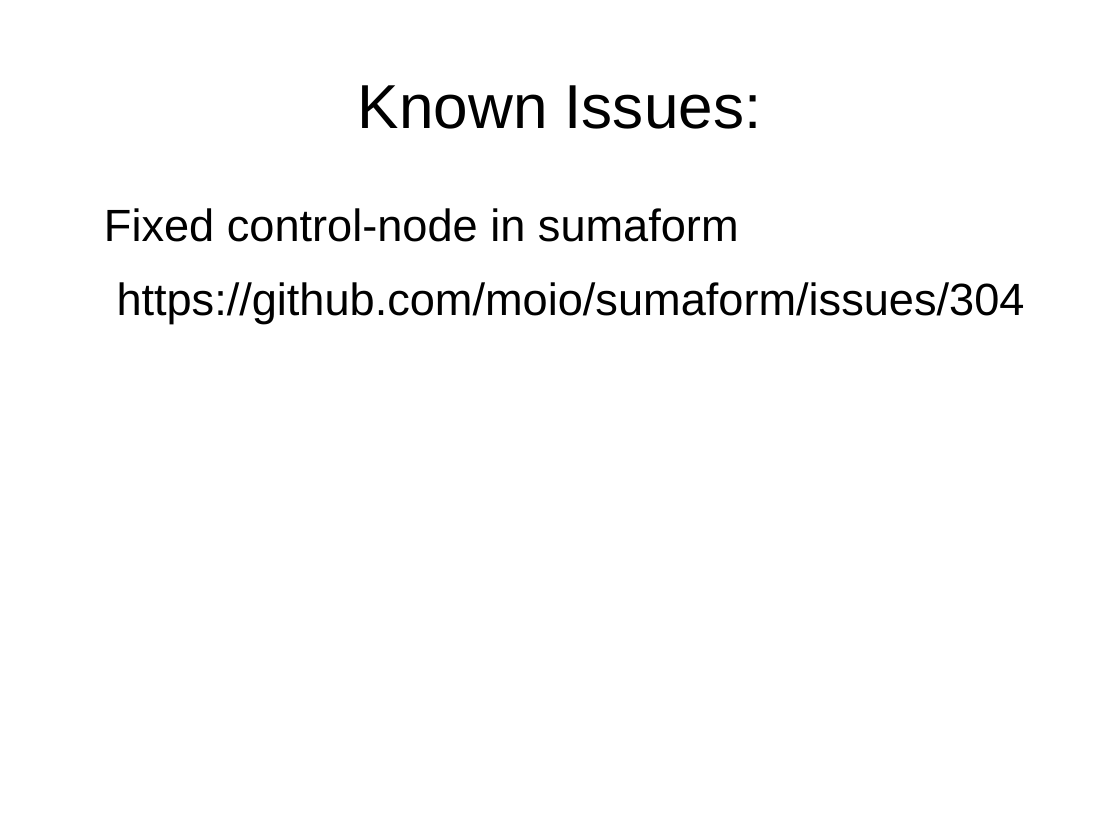
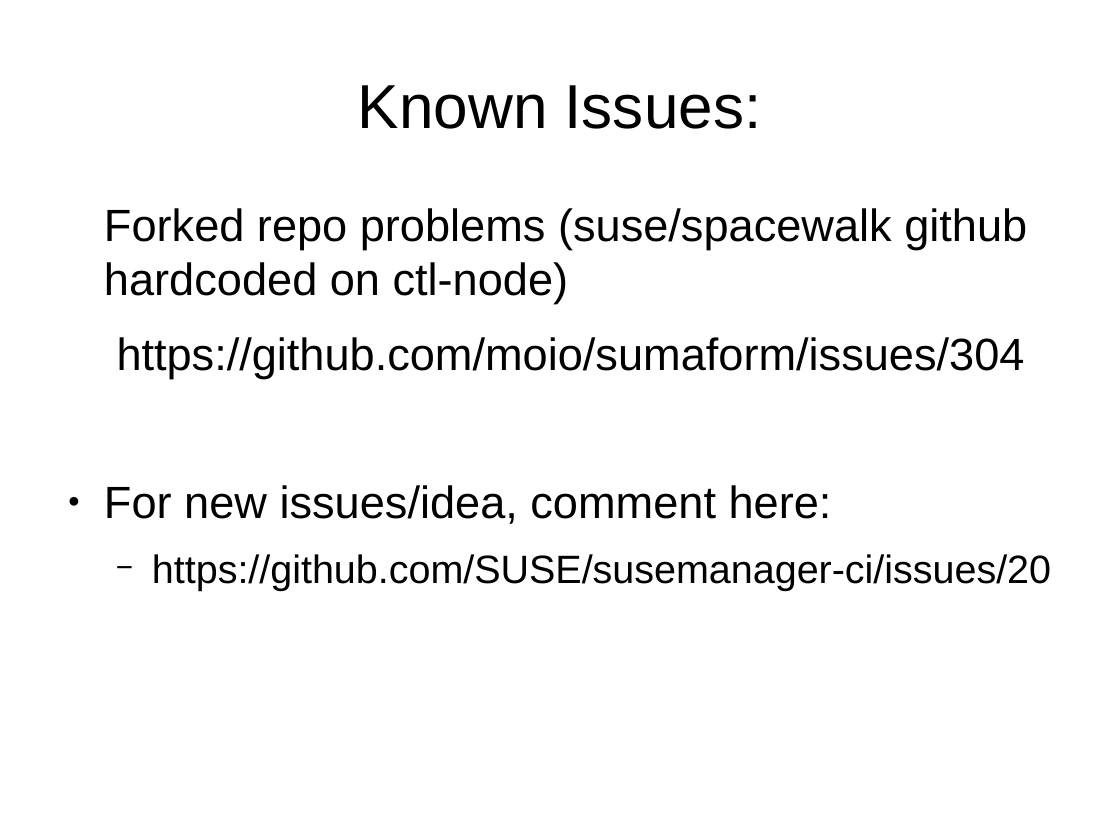
Before and after one commit to MalloZup/presentations, a slide deck: slide 17 of 2018/cucumber-prs/cucumber_onprs.odp (slide 16 before the commit). Drawn at 1120x840 pixels with LibreOffice and Linux fonts; fonts in the diff are those of the drawing. Boxes give left, top, right and bottom in pixels: in the first picture for what was removed or moved away, otherwise in the second. Text is boxed around its words. In the diff, an @@ line names an element or a change of style, - is before the commit and + after.

```diff
--- a/2018/cucumber-prs/cucumber_onprs.odp
+++ b/2018/cucumber-prs/cucumber_onprs.odp
@@ text at <box>104,208,1027,304</box>: text changed @@
-Fixed control-node in sumaform
+Forked repo problems (suse/spacewalk github hardcoded on ctl-node)
@@ text at <box>104,485,1051,590</box>: paragraphs added @@
+● For new issues/idea, comment here:
+  − https://github.com/SUSE/susemanager-ci/issues/20
```
Also in this commit, not shown: 1 other slide changed, 1 slide added, 4 other files.
